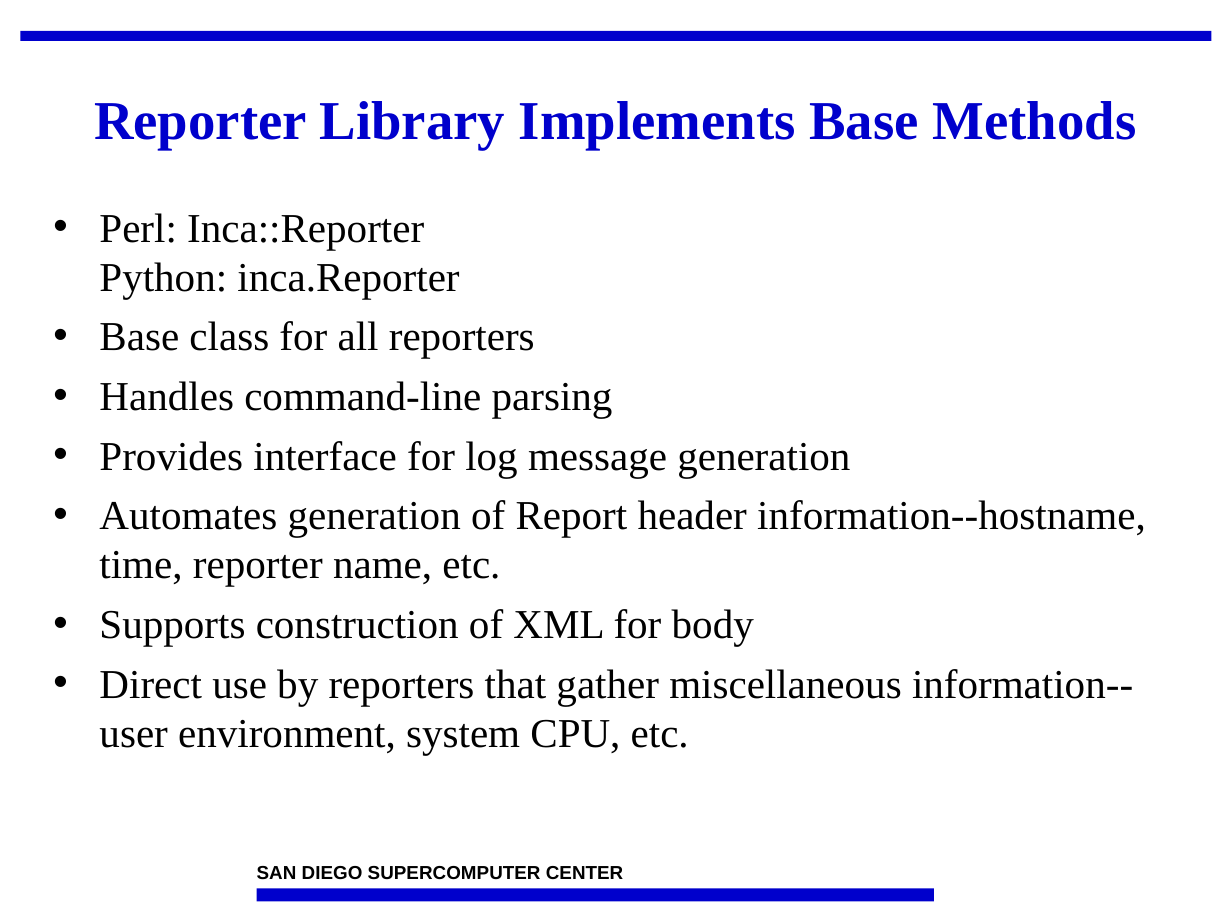
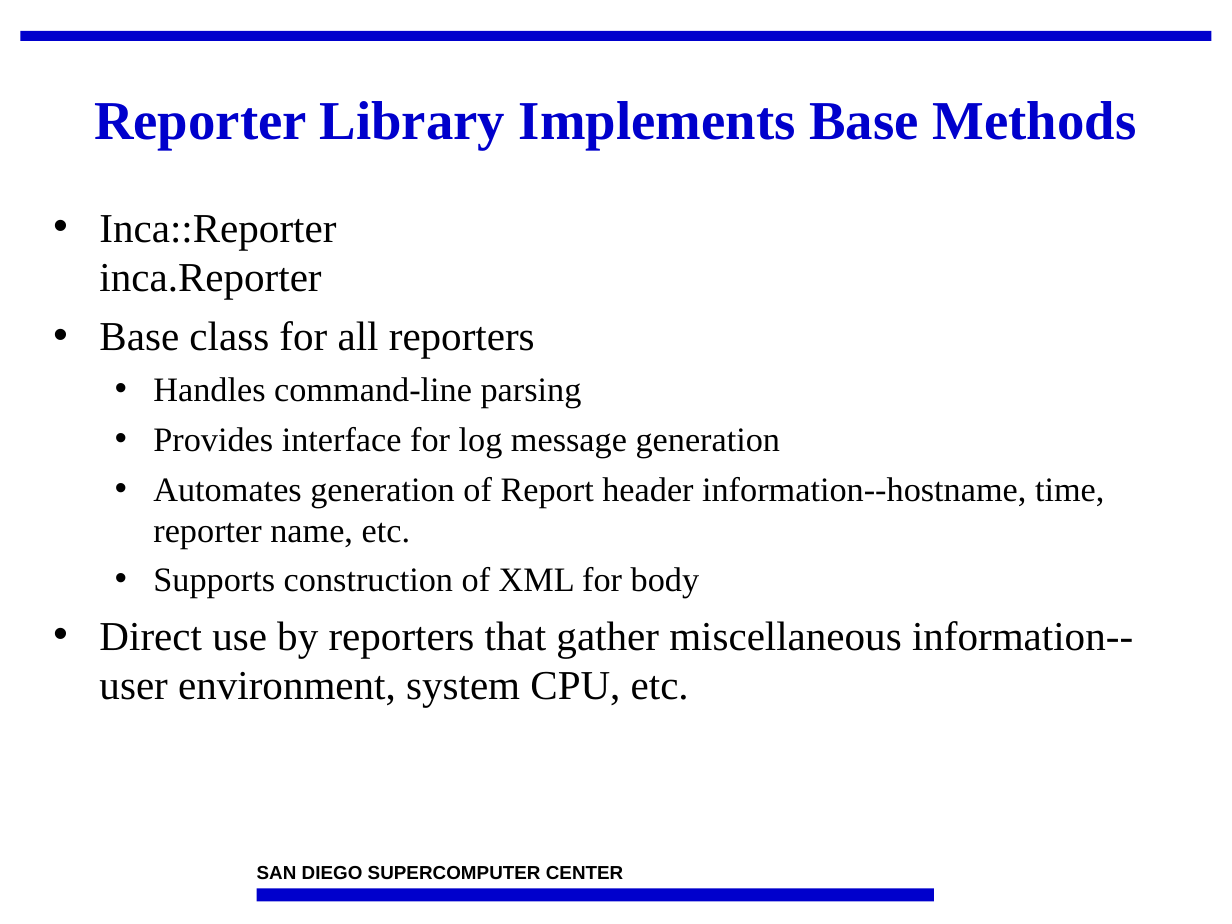
Before and after one commit to IncaProject/inca-xsede, a slide deck: slide 10 of talks/2008workshop/incaReporters.ppt. Drawn at 1232x924 pixels with LibreOffice and Linux fonts; fonts in the diff are those of the drawing; background and template pictures are left out. Boxes give left, top, right and bottom in pixels: in the first picture for what was removed or moved away, otherwise in the second. Text is boxed around its words. In the diff, an @@ line names an element or a change of style, - is before the commit and + after.

```diff
--- a/talks/2008workshop/incaReporters.ppt
+++ b/talks/2008workshop/incaReporters.ppt
@@ text at bbox=[99, 215, 336, 299]: text changed @@
-• Perl: Inca::Reporter
-  Python: inca.Reporter
+• Inca::Reporter
+  inca.Reporter
@@ text at bbox=[153, 377, 1104, 598]: size 24 to 20 pt in "Handles command-line parsing", "Provides interface for log message generation", "Automates generation of Report header information--hostname, ...", "Supports construction of XML for body"; list level 1 to 2 in "Handles command-line parsing"; list level 1 to 2 in "Provides interface for log message ..."; list level 1 to 2 in "Automates generation of Report header ..."; list level 1 to 2 in "Supports construction of XML for ..." @@
```
Also in this commit, not shown: 18 other slides changed, 1 slide added, 1 slide removed, 1 other file.
